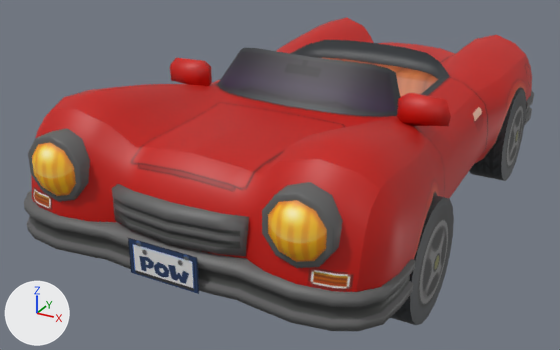
The glTF model public/models/exemple.glb, before and after one commit.
Camera for both pictures: a camera (50 mm lens) standing at (60.5, -132.4, 69.4) and looking at (-6.6, -10.3, 8.3). Arrows for +X, +Y and +Z are at lower left; the lights stay in place. Where no turn or scale is listed for an object, it has been applied to the vertices.

Names of what the first picture shows: 'CarWiicm__M_CarWiicm', 'Tire_Frontwe__M_CarWiicm', 'Tire_Rear__M_CarWiicm'.
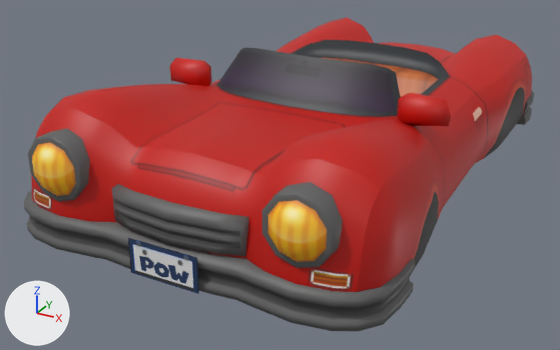
The newer file is also rescaled (x0.03), turned or shifted as a whole; pictures and numbers use the older file's frame.

Where the change shows, as pixel boxes [x1, y1, x2, y2] in the pictures (560 x 350 px):
'Tire_Frontwe__M_CarWiicm', deleted
    before: [390, 195, 454, 325]
'Tire_Rear__M_CarWiicm', deleted
    before: [469, 89, 526, 181]

What changed in the scene script:
```text
Remove ob_tire_frontwe__m_carwiicm:
    ob_tire_frontwe__m_carwiicm = bpy.data.objects.new('Tire_Frontwe__M_CarWiicm', me_tire_frontwe__m_carwiicm_001)
    ob_tire_frontwe__m_carwiicm.location = (0.0, 0.0, 0.0)
Remove ob_tire_rear__m_carwiicm:
    ob_tire_rear__m_carwiicm = bpy.data.objects.new('Tire_Rear__M_CarWiicm', me_tire_rear__m_carwiicm_001)
    ob_tire_rear__m_carwiicm.location = (0.0, 0.0, 0.0)
```
